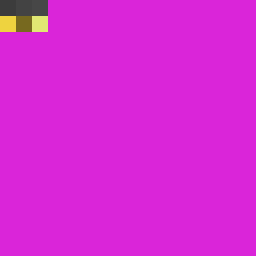
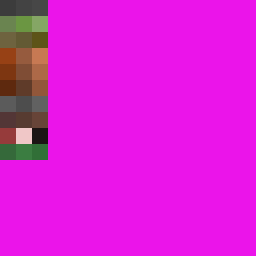
Before/after of a 256x256 layered artwork. What changed in the layer stack:
renamed "Primary copy" to "Color 1", painted on it over [0, 16, 16, 32]
renamed "Secondary copy" to "Color 2", painted on it over [16, 16, 32, 32]
renamed "Special copy" to "Color 3", painted on it over [32, 16, 48, 32]
renamed "Item 3y copy 5" to "Gras to Earth", showed the group it (3 layers), moved it above "Earth Layer 1" over [0, 32, 48, 128]
painted on "Primary copy 7" over [0, 32, 16, 128]
painted on "Secondary copy 7" over [16, 32, 32, 128]
painted on "Special copy 7" over [32, 32, 48, 128]
renamed "Item 3y copy" to "Earth Layer 1", showed the group it (3 layers) over [0, 32, 48, 64]
renamed "Primary copy 3" to "Color 1", painted on it over [0, 32, 16, 64]
renamed "Secondary copy 3" to "Color 2", painted on it over [16, 32, 32, 64]
renamed "Special copy 3" to "Color 3", painted on it over [32, 32, 48, 64]
renamed "Item 3y" to "Earth Layer 2", showed the group it (3 layers) over [0, 48, 48, 80]
added layer "Color 1" (4th of 6, in "Earth Layer 2") in group "Earth Layer 2" over [0, 64, 16, 80]
renamed "Item 3y copy 2" to "Earth Layer 3", showed the group it (3 layers) over [0, 64, 48, 96]
renamed "Item 3y copy 3" to "Concrete", showed the group it (3 layers) over [0, 80, 48, 112]
renamed "Primary copy 5" to "Color 1", painted on it over [0, 80, 16, 112]
renamed "Secondary copy 5" to "Color 2", painted on it over [16, 80, 32, 112]
renamed "Special copy 5" to "Color 3", painted on it over [32, 80, 48, 112]
renamed "Item 3y copy 4" to "Wood", showed the group it (3 layers) over [0, 96, 48, 128]
painted on "Primary copy 6" over [0, 96, 16, 128]
painted on "Secondary copy 6" over [16, 96, 32, 128]
painted on "Special copy 6" over [32, 96, 48, 128]
added group "Street Border" with 3 layers above "Leafs" over [0, 128, 48, 144]
added group "Leafs" (2nd of 2) with 3 layers above "Background" over [0, 144, 48, 160]
…and 11 more changes (11 added)
